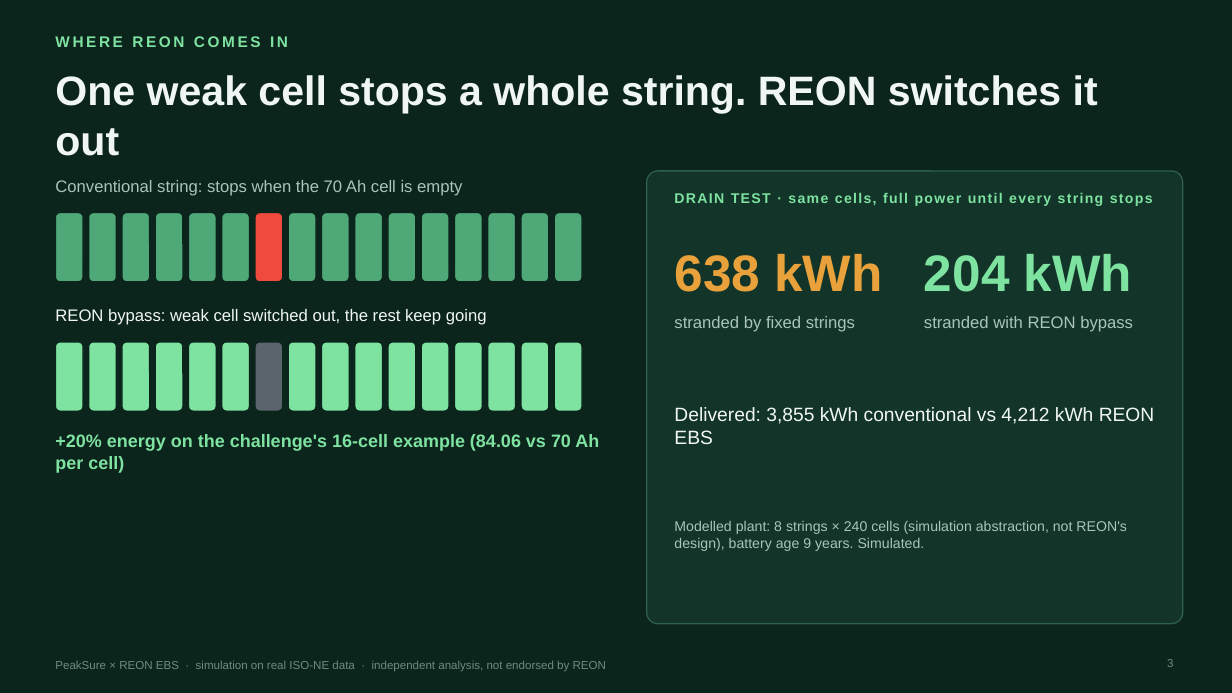
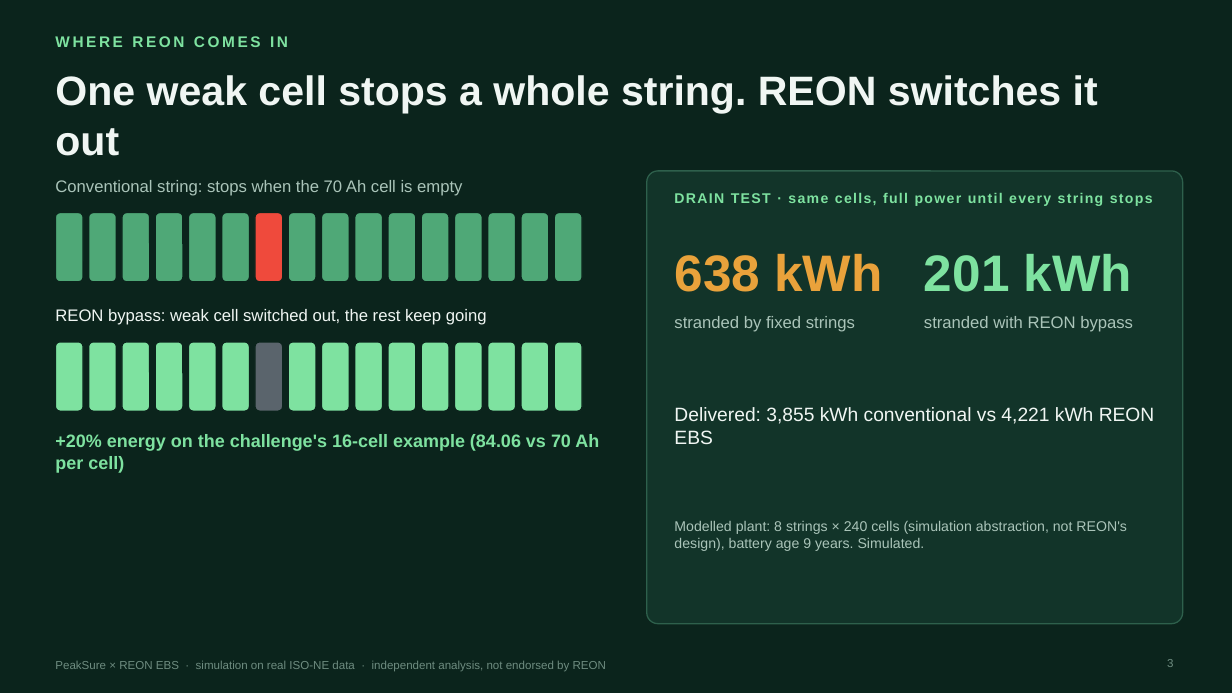
Before and after one commit to Bakdaulet-omeraiuly/peaksure, a slide deck: slide 3 of submission/PeakSure_deck.pptx. Drawn at 1232x693 pixels with LibreOffice and Linux fonts; fonts in the diff are those of the drawing. Boxes give left, top, right and bottom in pixels: in the first picture for what was removed or moved away, otherwise in the second. Text is boxed around its words. In the diff, an @@ line names an element or a change of style, - is before the commit and + after.

Commit message:
Remove CES wording from the site; refresh submission for the latest model run
- Site: base preset renamed "Base case: 2025 annual peak", "2h · base case",
  plant described as about 84 REON EBS blocks; CES text removed from the
  scenario panel, Findings, Product & cost and unused components
  (CESProfile removed)
- Deck and 4K video regenerated from the 8 Nov model run: drain 638 vs 201 kWh
  stranded, 3,855 vs 4,221 kWh delivered, 73% vs 66% peaks covered, healthy
  2-h battery +$7.4K/yr, faulty cells +$168K/yr
- submission/PRESENTATION_GUIDE.md: talk track, click-by-click demo, Q&A,
  checklist and numbers to remember

```diff
--- a/submission/PeakSure_deck.pptx
+++ b/submission/PeakSure_deck.pptx
@@ text at [924, 254, 1132, 292]: text changed @@
-204 kWh
+201 kWh
@@ text at [674, 407, 1155, 444]: text changed @@
-Delivered: 3,855 kWh conventional vs 4,212 kWh REON EBS
+Delivered: 3,855 kWh conventional vs 4,221 kWh REON EBS
```
Also in this commit, not shown: 4 other slides changed, 13 other files.
